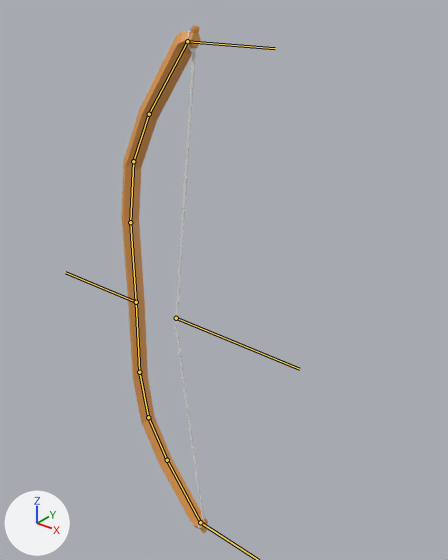
The Blender file blender/bow3d.blend, before and after one commit.
Before and after are seen from a 50 mm lens placed at (4.86, -4.42, 3.43), pointed at (1.12, 0.25, 0.53). Arrows for +X, +Y and +Z are at lower left; the lights stay in place. Both versions are drawn at frame 12 of the action 'Bow_Shooting'; the numbers are the values there. The bones that bend it are drawn over the model as lines.
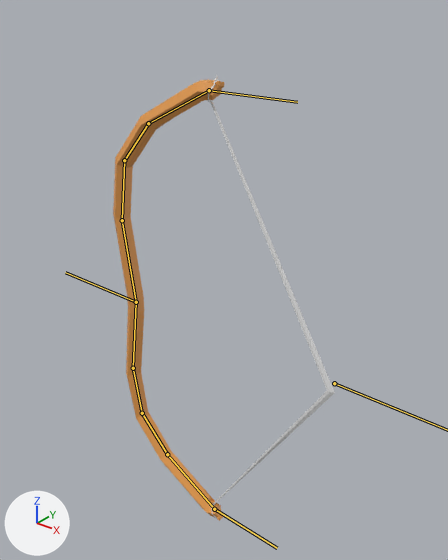
Edits to the bpy script that builds the scene:
```text
Change bone_string:
    where bone_string = bpy.data.objects['Armature'].pose.bones['string']  # child of 'main'
    bone_string.location: (0.0, -0.37, 0.01) -> (0.0, 1.66, 0.01)
```

Location of each change, [x1, y1, x2, y2] in pixels of the pictures (448 x 560 px):
'Cylinder', posed (156% wider, 12% shorter): before [122, 26, 208, 534]; after [113, 74, 335, 521]
